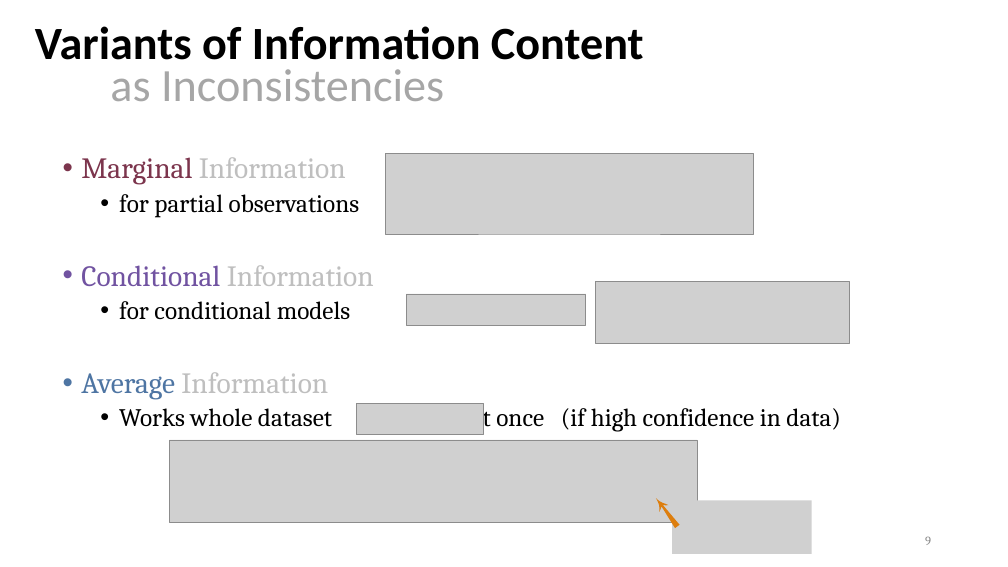
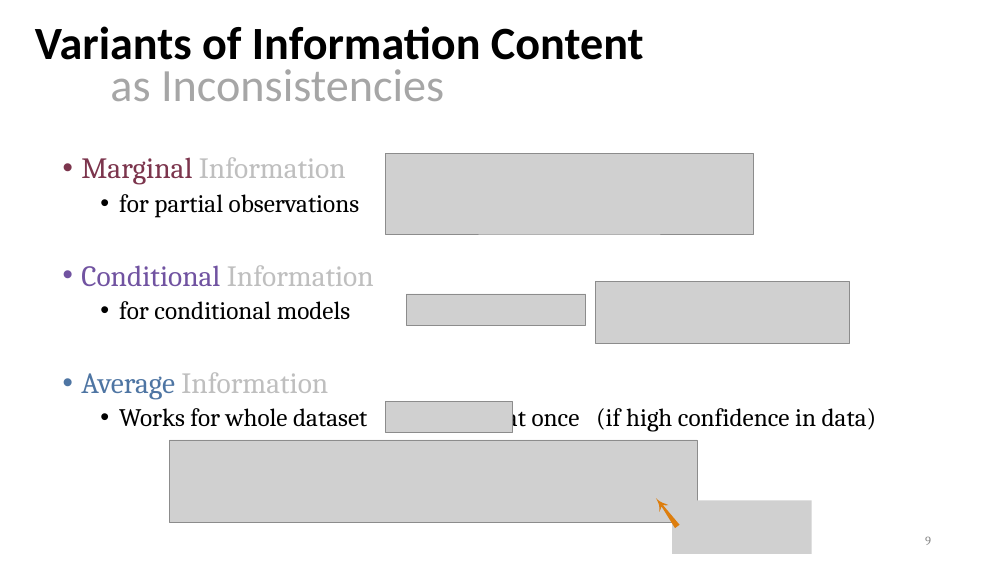
Before and after one commit to orichardson/pdg-expts, a slide deck: slide 9 of present/AISTATS-2022/one-true-loss.pptx. Drawn at 1008x567 pixels with LibreOffice and Linux fonts; fonts in the diff are those of the drawing; grey boxes stand for pictures. Boxes give left, top, right and bottom in pixels: in the first picture for what was removed or moved away, otherwise in the second. Text is boxed around its words. In the diff, an @@ line names an element or a change of style, - is before the commit and + after.

```diff
--- a/present/AISTATS-2022/one-true-loss.pptx
+++ b/present/AISTATS-2022/one-true-loss.pptx
@@ text at [119,403,877,432]: text changed @@
-  • Works whole dataset at once (if high confidence in data)
+  • Works for whole dataset at once (if high confidence in data)
@@ picture: place and size @@
-picture at [357,404,484,435]
+picture at [386,402,513,433]
```
Also in this commit, not shown: 4 other slides changed.
